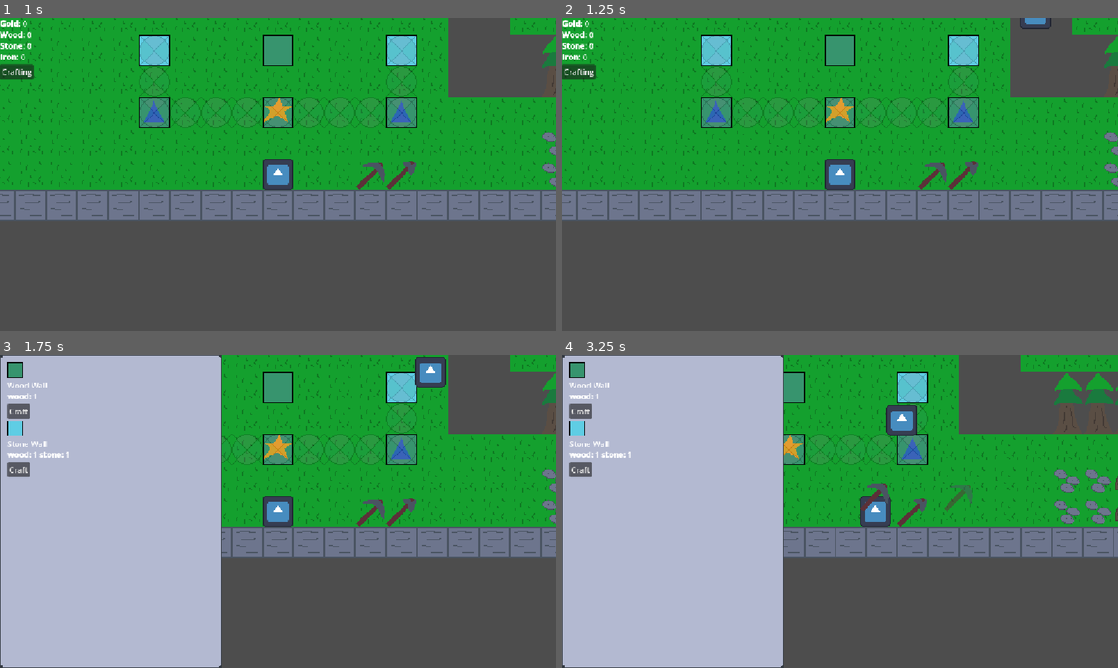
Above: before the commit, frames 1-4 (two rows, left to right).
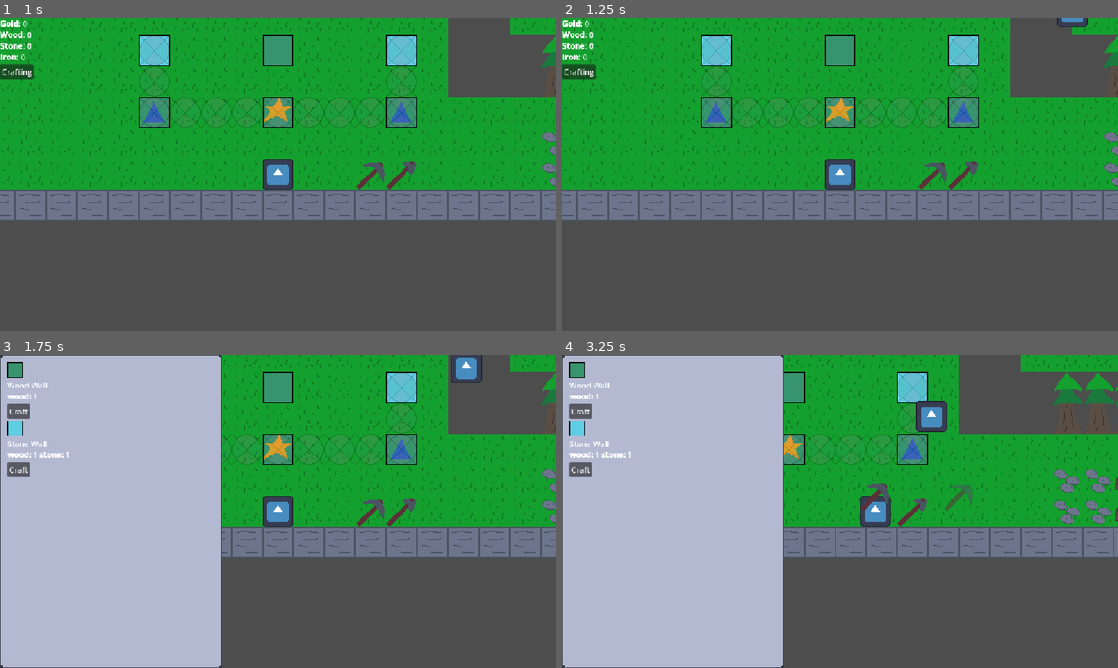
Above: after the commit, the same moments.

Repository: Deeeeelan/serious-game
Game: Godot game, scene res://scenes/title_screen.tscn
Same seed, same stepped clock (60 frames per second), same inputs: the game is played once before the commit and once after it. The engine's default icon, where the game draws it, is replaced by a stand-in: a white triangle on a blue panel in a dark square.
Inputs (mouse positions are in pixels of both pictures, inside the frame that each line leads up to):
- Up to frame 1 (1 s): click "Start" at 0.5 s
- Up to frame 2 (1.25 s): no input
- Up to frame 3 (1.75 s): click "Crafting" at 1.25 s
- Up to frame 4 (3.25 s): click "Craft" at 2 s; tap Enter at 2.75 s; move the mouse to (962, 495) at 2.77 s; hold D (right) from 2.78 s (still down); hold Space (interact) from 2.78 s (still down); click (962, 495) at 2.92 s

Frame 1 is identical in both runs. In frame 2, 0.2% of the frame differs, in the area x 82-95%, y 0-4%; in frame 3, 0.8%; in frame 4, 1.1%, in the area x 58-70%, y 14-26%.

Commit message:
Add crafting

Diff:
--- /dev/null
+++ b/assets/mobs/enemy_basic.tscn
@@ -0,0 +1,38 @@
+[gd_scene format=3 uid="uid://bfx5feg0u1bvi"]
+
+[ext_resource type="Script" uid="uid://dqsgbb0ardokf" path="res://scripts/enemies/enemy_base.gd" id="1_baiir"]
+[ext_resource type="Texture2D" uid="uid://dru5adtvp16qx" path="res://assets/placeholders/icon.svg" id="2_f21e8"]
+
+[sub_resource type="CircleShape2D" id="CircleShape2D_kvpfn"]
+radius = 14.0
+
+[sub_resource type="CircleShape2D" id="CircleShape2D_8tn5n"]
+radius = 16.0
+
+[node name="EnemyBasic" type="CharacterBody2D" unique_id=1702881752 node_paths=PackedStringArray("target")]
+collision_layer = 3
+collision_mask = 3
+script = ExtResource("1_baiir")
+target = NodePath("")
+
+[node name="DamageTick" type="Timer" parent="." unique_id=941982756]
+autostart = true
+
+[node name="CollisionShape2D" type="CollisionShape2D" parent="." unique_id=365146127]
+shape = SubResource("CircleShape2D_kvpfn")
+
+[node name="Sprite2D" type="Sprite2D" parent="." unique_id=1858054830]
+scale = Vector2(0.25, 0.25)
+texture = ExtResource("2_f21e8")
+
+[node name="NavigationAgent2D" type="NavigationAgent2D" parent="." unique_id=252335325]
+path_max_distance = 256.0
+avoidance_enabled = true
+radius = 16.0
+
+[node name="Area2D" type="Area2D" parent="." unique_id=2055972681]
+collision_layer = 3
+collision_mask = 3
+
+[node name="CollisionShape2D2" type="CollisionShape2D" parent="Area2D" unique_id=1395076235]
+shape = SubResource("CircleShape2D_8tn5n")
--- a/assets/special_tiles/base.tscn
+++ b/assets/special_tiles/base.tscn
@@ -1,7 +1,7 @@
 [gd_scene format=3 uid="uid://cok3lnntxar2j"]
 
 [ext_resource type="Texture2D" uid="uid://bipbhssvt8030" path="res://assets/images/tilemaps/spritemap.png" id="1_tkinf"]
-[ext_resource type="Script" uid="uid://6gtukjsaidgw" path="res://scripts/tiles/classes/building.gd" id="1_x2ohm"]
+[ext_resource type="Script" uid="uid://4mimjouvbefo" path="res://scripts/tiles/base.gd" id="1_x2ohm"]
 
 [sub_resource type="AtlasTexture" id="AtlasTexture_6sj1v"]
 atlas = ExtResource("1_tkinf")
@@ -14,6 +14,7 @@
 collision_layer = 2
 collision_mask = 2
 script = ExtResource("1_x2ohm")
+max_health = 1000
 health = 1000
 atlas_texture = Vector2i(2, 0)
 
--- a/scenes/game.tscn
+++ b/scenes/game.tscn
@@ -3,16 +3,25 @@
 [ext_resource type="TileSet" uid="uid://b18owb3f4k60j" path="res://assets/tile_sets/tile_set.tres" id="1_uwrxv"]
 [ext_resource type="Script" uid="uid://lhl6jnng30o2" path="res://scripts/gear_manager.gd" id="1_xwrxv"]
 [ext_resource type="PackedScene" uid="uid://jxarvf6cmbq4" path="res://assets/nodes/player.tscn" id="2_lnu2h"]
-[ext_resource type="Script" uid="uid://dqsgbb0ardokf" path="res://scripts/enemy_script_simple.gd" id="2_u5sy4"]
-[ext_resource type="Texture2D" uid="uid://dru5adtvp16qx" path="res://assets/placeholders/icon.svg" id="3_gee14"]
+[ext_resource type="PackedScene" uid="uid://bfx5feg0u1bvi" path="res://assets/mobs/enemy_basic.tscn" id="2_vtaks"]
 [ext_resource type="Theme" uid="uid://bfk8m25hg0afo" path="res://assets/themes/default_theme.tres" id="3_lbhrr"]
 [ext_resource type="Script" uid="uid://chkqlilwftv4o" path="res://scripts/building_manager.gd" id="5_iywne"]
 [ext_resource type="Script" uid="uid://dvhojv8fc0vmn" path="res://scripts/hud.gd" id="6_gee14"]
-[ext_resource type="Script" uid="uid://cqsoe5748vm10" path="res://scenes/crafting.gd" id="7_kvpfn"]
+[ext_resource type="Script" uid="uid://cqsoe5748vm10" path="res://scripts/crafting.gd" id="7_kvpfn"]
 [ext_resource type="Texture2D" uid="uid://u688pdgbdp43" path="res://assets/images/gui/nineslice.png" id="7_vtaks"]
+[ext_resource type="Script" uid="uid://r6r8d74k2iwl" path="res://scripts/buildings_stats.gd" id="8_kvpfn"]
 [ext_resource type="Script" uid="uid://dphhbtyxnfoff" path="res://scripts/day_cycle_manager.gd" id="9_0tnpc"]
 
-[sub_resource type="CircleShape2D" id="CircleShape2D_8tn5n"]
+[sub_resource type="StyleBoxFlat" id="StyleBoxFlat_6sj1v"]
+bg_color = Color(0.05580274, 0.05400385, 0.085979305, 1)
+
+[sub_resource type="StyleBoxFlat" id="StyleBoxFlat_8tn5n"]
+bg_color = Color(0.9998053, 0.08568286, 0.1493079, 1)
+border_width_left = 3
+border_width_top = 3
+border_width_right = 3
+border_width_bottom = 3
+border_color = Color(0.05490196, 0.05490196, 0.08627451, 1)
 
 [node name="Game" type="Node" unique_id=384866855]
 
@@ -47,24 +56,9 @@
 
 [node name="Mobs" type="Node2D" parent="Node2D" unique_id=302977151]
 
-[node name="Enemy" type="CharacterBody2D" parent="Node2D/Mobs" unique_id=1758160856 node_paths=PackedStringArray("target")]
-position = Vector2(278, -213)
-collision_layer = 3
-collision_mask = 3
-script = ExtResource("2_u5sy4")
+[node name="EnemyBasic" parent="Node2D/Mobs" unique_id=1702881752 node_paths=PackedStringArray("target") instance=ExtResource("2_vtaks")]
+position = Vector2(318, -211)
 target = NodePath("../../Target")
-
-[node name="CollisionShape2D" type="CollisionShape2D" parent="Node2D/Mobs/Enemy" unique_id=1406786638]
-shape = SubResource("CircleShape2D_8tn5n")
-
-[node name="Sprite2D" type="Sprite2D" parent="Node2D/Mobs/Enemy" unique_id=1501482814]
-scale = Vector2(0.25, 0.25)
-texture = ExtResource("3_gee14")
-
-[node name="NavigationAgent2D" type="NavigationAgent2D" parent="Node2D/Mobs/Enemy" unique_id=1809426932]
-path_max_distance = 256.0
-avoidance_enabled = true
-radius = 16.0
 
 [node name="Player" parent="Node2D" unique_id=296816734 node_paths=PackedStringArray("current_tm", "ground_tm", "underground_tm", "debris") instance=ExtResource("2_lnu2h")]
 unique_name_in_owner = true
@@ -153,6 +147,22 @@
 grow_horizontal = 2
 grow_vertical = 2
 
+[node name="BuildingStats" type="ProgressBar" parent="CanvasLayer/Control" unique_id=1326458945]
+layout_mode = 0
+offset_right = 100.0
+offset_bottom = 18.0
+pivot_offset_ratio = Vector2(0.5, 0.5)
+theme_override_styles/background = SubResource("StyleBoxFlat_6sj1v")
+theme_override_styles/fill = SubResource("StyleBoxFlat_8tn5n")
+max_value = 1.0
+value = 0.5
+show_percentage = false
+script = ExtResource("8_kvpfn")
+
+[node name="SearchTick" type="Timer" parent="CanvasLayer/Control/BuildingStats" unique_id=943036690]
+wait_time = 0.1
+autostart = true
+
 [node name="GearManager" type="Node" parent="." unique_id=1866319422]
 script = ExtResource("1_xwrxv")
 
--- /dev/null
+++ b/scripts/buildings_stats.gd
@@ -0,0 +1,22 @@
+extends ProgressBar
+
+@onready var player = %Player
+@onready var ground = %Ground
+
+
+func tick():
+	var tile : Node2D = player.search_scene_at_tile_pos(ground, ground.local_to_map(player.position))
+	if tile and tile.get_script() and tile.get_script().get_base_script() == Building:
+		visible = true
+		value = float(tile.health) / float(tile.max_health)
+	else:
+		visible = false
+
+# Called when the node enters the scene tree for the first time.
+func _ready() -> void:
+	$SearchTick.timeout.connect(tick)
+
+
+# Called every frame. 'delta' is the elapsed time since the previous frame.
+func _process(delta: float) -> void:
+	pass
--- a/scripts/enemy_script_simple.gd
+++ b/scripts/enemies/enemy_base.gd
@@ -6,8 +6,14 @@
 @export var health = 100
 @export var damage = 10
 
+func tick():
+	var bodies = $Area2D.get_overlapping_bodies()
+	for body : Node2D in bodies:
+		var script: Script = body.get_script()
+		if script and script.get_base_script() == Building:
+			body.health -= damage
 func _ready() -> void:
-	pass # Replace with function body.
+	$DamageTick.timeout.connect(tick)
 
 func _physics_process(delta: float) -> void:
 	velocity = position.direction_to(target.position) * SPEED
--- a/scripts/player_movement.gd
+++ b/scripts/player_movement.gd
@@ -83,7 +83,8 @@
 			var source = tm.tile_set.get_source(carrying_data.sid)
 			if source is TileSetScenesCollectionSource:
 				var node = search_scene_at_tile_pos(tm, pos)
-				if node.get_script() == Building:
+				if node.get_script() and node.get_script().get_base_script() == Building:
+					print(node.health)
 					carrying_data.health = node.health
 		tm.set_cell(pos, -1)
 
--- a/scripts/tiles/classes/building.gd
+++ b/scripts/tiles/classes/building.gd
@@ -3,8 +3,9 @@
 
 signal health_changed(new)
 
+@export var max_health : int
 
-@export var health : int = 100:
+@export var health : int:
 	set(value):
 		health = value
 		health_changed.emit(health)
Not shown, added: scripts/buildings_stats.gd.uid
Renamed: scenes/crafting.gd -> scripts/crafting.gd
Renamed: scenes/crafting.gd.uid -> scripts/crafting.gd.uid
Renamed: scripts/enemy_script_simple.gd.uid -> scripts/enemies/enemy_base.gd.uid
